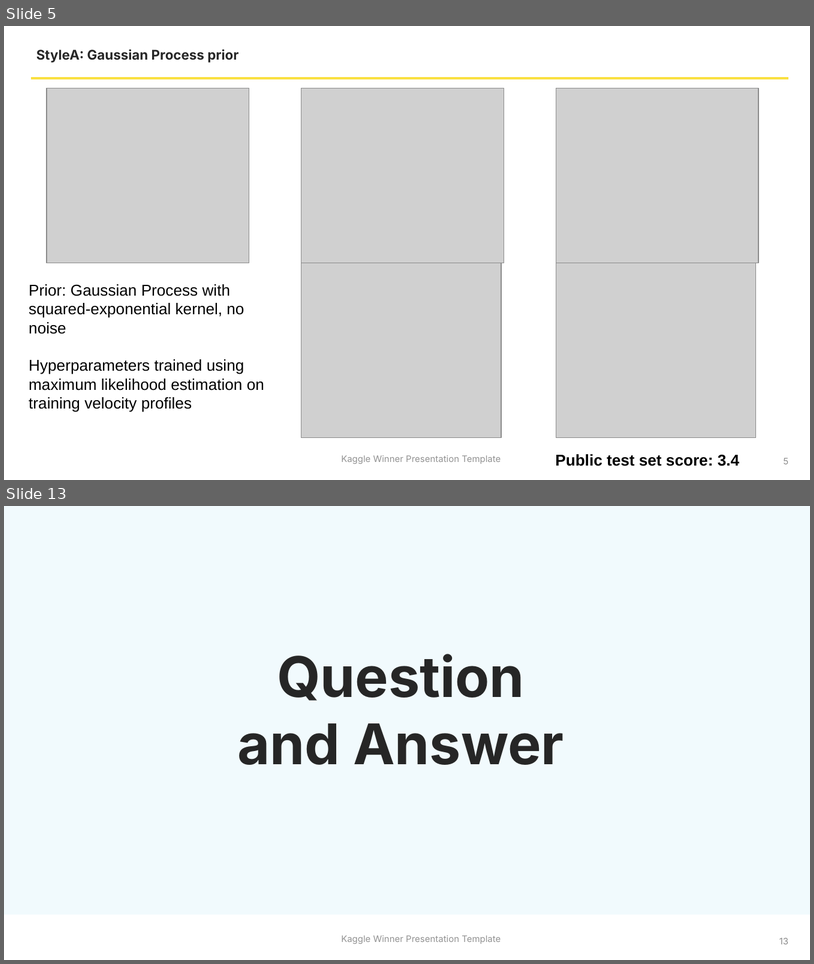
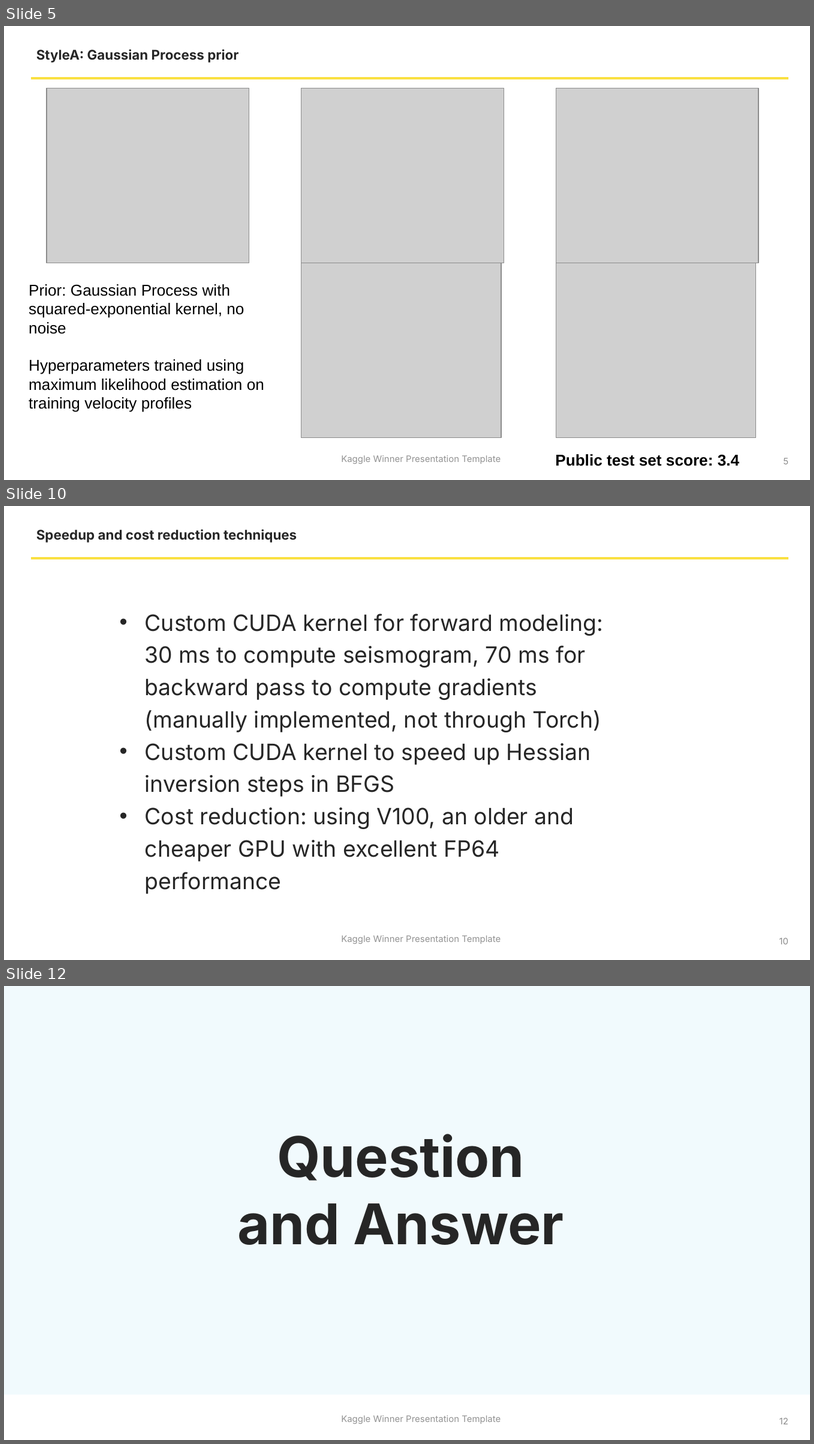
Before and after one commit to jcottaar/seismic, a slide deck: Kaggle Winner Call Jeroen Cottaar.pptx. Shown one above the other, each under a label of ours: slides 5 and 13 before the commit, slides 5, 10 and 12 after it; the slides between them are not shown. The pictures are 814x964 and 814x1444 pixels, drawn with LibreOffice and Linux fonts; fonts in the diff are those of the drawing; grey boxes stand for pictures; background and template pictures are left out. Boxes give left, top, right and bottom in pixels: in the first picture for what was removed or moved away, otherwise in the second. Text is boxed around its words. In the diff, an @@ line names an element or a change of style, - is before the commit and + after.

Commit message:
Final PPT

```diff
--- a/Kaggle Winner Call Jeroen Cottaar.pptx
+++ b/Kaggle Winner Call Jeroen Cottaar.pptx
@@ slide 10 added at (4, 506, 810, 960), background #FFFFFF; not listed: 1 template element that a slide beside it also shows @@
@@ text added at (36, 529, 297, 543), 12 pt, text #262626, bold @@
+Speedup and cost reduction techniques
@@ line added from (30, 558) to (789, 558), #FAE041 2 pt @@
@@ text added at (145, 613, 604, 894), 20 pt, text #262626 @@
+• Custom CUDA kernel for forward modeling: 30 ms to compute seismogram, 70 ms for backward pass to compute gradients (manually implemented, not through Torch)
+• Custom CUDA kernel to speed up Hessian inversion steps in BFGS
+• Cost reduction: using V100, an older and cheaper GPU with excellent FP64 performance
@@ page number added at (780, 937, 789, 944), 8 pt, text #8B8B8B @@
+10
@@ what was slide 13 is now slide 12 @@
@@ page number at (780, 1417, 789, 1424): text changed @@
-13
+12
```
Also in this commit, not shown: 5 slides changed, 2 slides removed.
